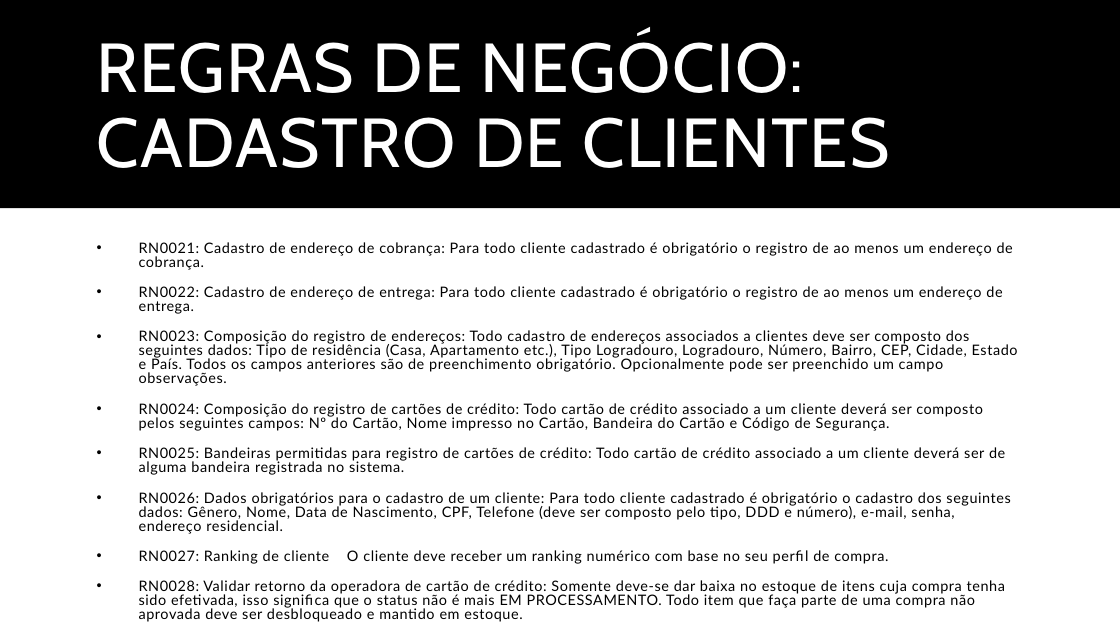
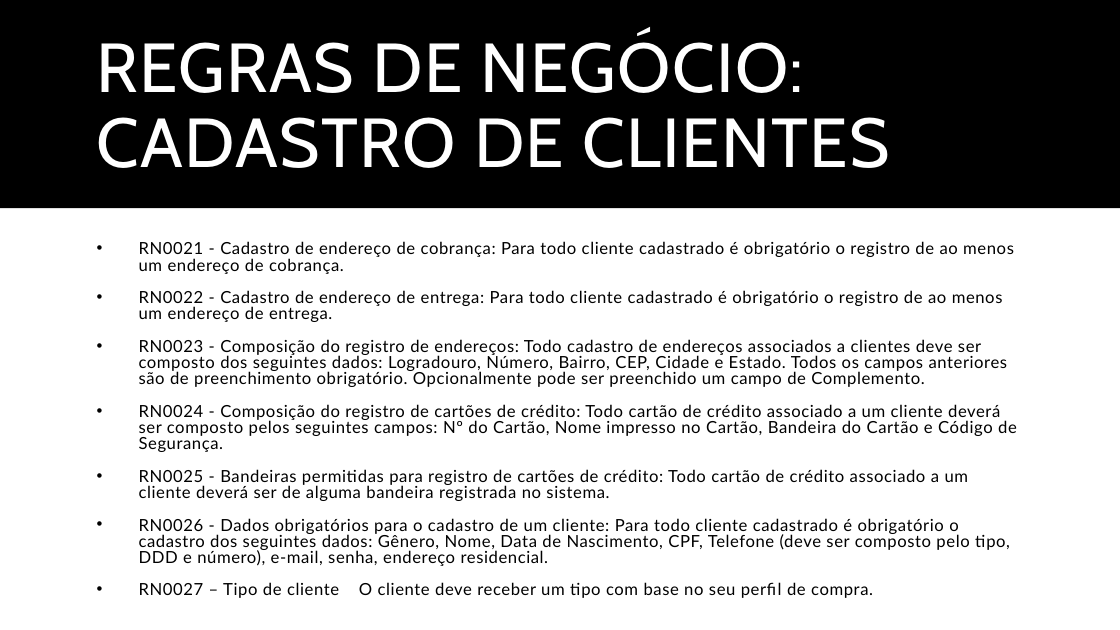
Before and after one commit to BrenoXDMoon/ProjetoLes, a slide deck: slide 18 of Documentos/Trabalho de Lab.pptx. Drawn at 1120x630 pixels with LibreOffice and Linux fonts; fonts in the diff are those of the drawing. Boxes give left, top, right and bottom in pixels: in the first picture for what was removed or moved away, otherwise in the second. Text is boxed around its words. In the diff, an @@ line names an element or a change of style, - is before the commit and + after.

```diff
--- a/Documentos/Trabalho de Lab.pptx
+++ b/Documentos/Trabalho de Lab.pptx
@@ text at (139, 241, 1017, 598): text changed; size 12.3 to 14.3 pt @@
-• RN0021: Cadastro de endereço de cobrança: Para todo cliente cadastrado é obrigatório o registro de ao menos um endereço de cobrança.
-• RN0022: Cadastro de endereço de entrega: Para todo cliente cadastrado é obrigatório o registro de ao menos um endereço de entrega.
-• RN0023: Composição do registro de endereços: Todo cadastro de endereços associados a clientes deve ser composto dos seguintes dados: Tipo de residência (Casa, Apartamento etc.), Tipo Logradouro, Logradouro, Número, Bairro, CEP, Cidade, Estado e País. Todos os campos anteriores são de preenchimento obrigatório. Opcionalmente pode ser preenchido um campo observações.
-• RN0024: Composição do registro de cartões de crédito: Todo cartão de crédito associado a um cliente deverá ser composto pelos seguintes campos: Nº do Cartão, Nome impresso no Cartão, Bandeira do Cartão e Código de Segurança.
-• RN0025: Bandeiras permitidas para registro de cartões de crédito: Todo cartão de crédito associado a um cliente deverá ser de alguma bandeira registrada no sistema.
-• RN0026: Dados obrigatórios para o cadastro de um cliente: Para todo cliente cadastrado é obrigatório o cadastro dos seguintes dados: Gênero, Nome, Data de Nascimento, CPF, Telefone (deve ser composto pelo tipo, DDD e número), e-mail, senha, endereço residencial.
-• RN0027: Ranking de cliente O cliente deve receber um ranking numérico com base no seu perfil de compra.
-• RN0028: Validar retorno da operadora de cartão de crédito: Somente deve-se dar baixa no estoque de itens cuja compra tenha sido efetivada, isso significa que o status não é mais EM PROCESSAMENTO. Todo item que faça parte de uma compra não aprovada deve ser desbloqueado e mantido em estoque.
+• RN0021 - Cadastro de endereço de cobrança: Para todo cliente cadastrado é obrigatório o registro de ao menos um endereço de cobrança.
+• RN0022 - Cadastro de endereço de entrega: Para todo cliente cadastrado é obrigatório o registro de ao menos um endereço de entrega.
+• RN0023 - Composição do registro de endereços: Todo cadastro de endereços associados a clientes deve ser composto dos seguintes dados: Logradouro, Número, Bairro, CEP, Cidade e Estado. Todos os campos anteriores são de preenchimento obrigatório. Opcionalmente pode ser preenchido um campo de Complemento.
+• RN0024 - Composição do registro de cartões de crédito: Todo cartão de crédito associado a um cliente deverá ser composto pelos seguintes campos: Nº do Cartão, Nome impresso no Cartão, Bandeira do Cartão e Código de Segurança.
+• RN0025 - Bandeiras permitidas para registro de cartões de crédito: Todo cartão de crédito associado a um cliente deverá ser de alguma bandeira registrada no sistema.
+• RN0026 - Dados obrigatórios para o cadastro de um cliente: Para todo cliente cadastrado é obrigatório o cadastro dos seguintes dados: Gênero, Nome, Data de Nascimento, CPF, Telefone (deve ser composto pelo tipo, DDD e número), e-mail, senha, endereço residencial.
+• RN0027 – Tipo de cliente O cliente deve receber um tipo com base no seu perfil de compra.
```
Also in this commit, not shown: 12 other slides changed, 7 slides added, 1 slide removed, 23 other files.
